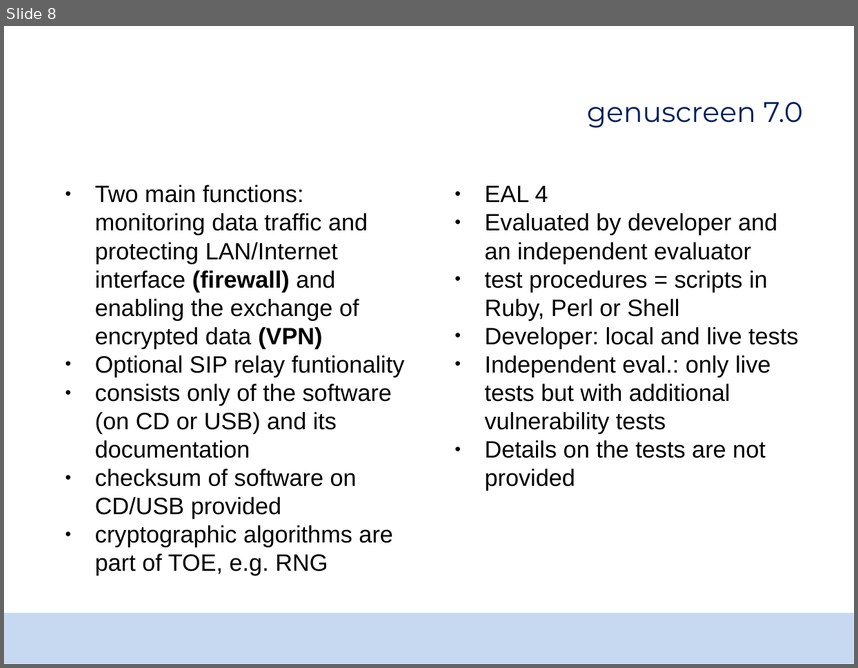
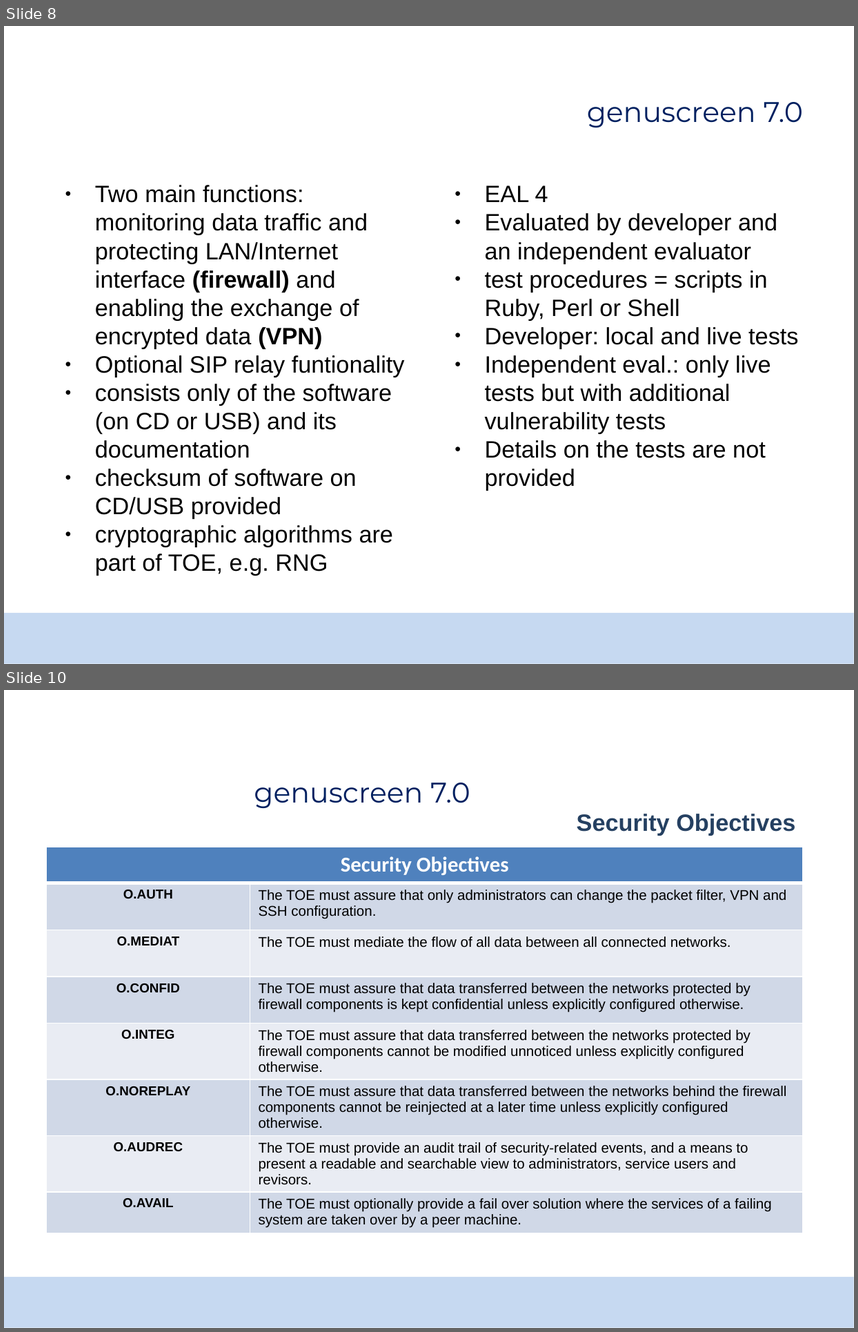
Before and after one commit to TomasMadeja/pv204_Team_Project_Supercalifragilisticexpialidocious, a slide deck: certificate_analysis/pv204_project_report.pptx. Shown one above the other, each under a label of ours: slide 8 before the commit, slides 8 and 10 after it; the slides between them are not shown. The pictures are 858x668 and 858x1332 pixels, drawn with LibreOffice and Linux fonts; fonts in the diff are those of the drawing; background and template pictures are left out. Boxes give left, top, right and bottom in pixels: in the first picture for what was removed or moved away, otherwise in the second. Text is boxed around its words. In the diff, an @@ line names an element or a change of style, - is before the commit and + after.

```diff
--- a/certificate_analysis/pv204_project_report.pptx
+++ b/certificate_analysis/pv204_project_report.pptx
@@ slide 10 added at (x1=4, y1=690, x2=854, y2=1328), background #FFFFFF; not listed: 1 template element that a slide beside it also shows @@
@@ text added at (x1=254, y1=782, x2=470, y2=808), 24 pt, text #002060 @@
+genuscreen 7.0
@@ text added at (x1=577, y1=814, x2=795, y2=836), 20 pt, text #254061, bold @@
+Security Objectives
@@ table added at (x1=47, y1=847, x2=803, y2=1230), 8 rows, 2 columns @@
+Security Objectives | 
+O.AUTH | The TOE must assure that only administrators can change the packet filter, VPN and SSH configuration.
+O.MEDIAT | The TOE must mediate the flow of all data between all connected networks.
+O.CONFID | The TOE must assure that data transferred between the networks protected by firewall components is kept confidential unless explicitly configured otherwise.
+O.INTEG | The TOE must assure that data transferred between the networks protected by firewall components cannot be modified unnoticed unless explicitly configured otherwise.
+O.NOREPLAY | The TOE must assure that data transferred between the networks behind the firewall components cannot be reinjected at a later time unless explicitly configured otherwise.
+O.AUDREC | The TOE must provide an audit trail of security-related events, and a means to present a readable and searchable view to administrators, service users and revisors.
+O.AVAIL | The TOE must optionally provide a fail over solution where the services of a failing system are taken over by a peer machine.
```
Also in this commit, not shown: 3 slides changed, 1 other file.
